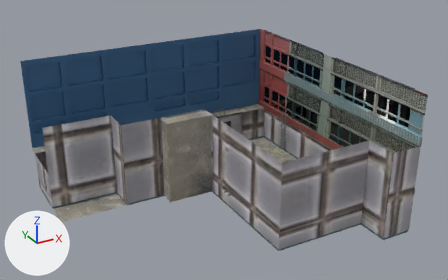
Before and after pictures for a commit that changed the FBX model sdsim/Assets/Scenes/robocars_standard_track/DIYRobocars Standard Track.fbx.
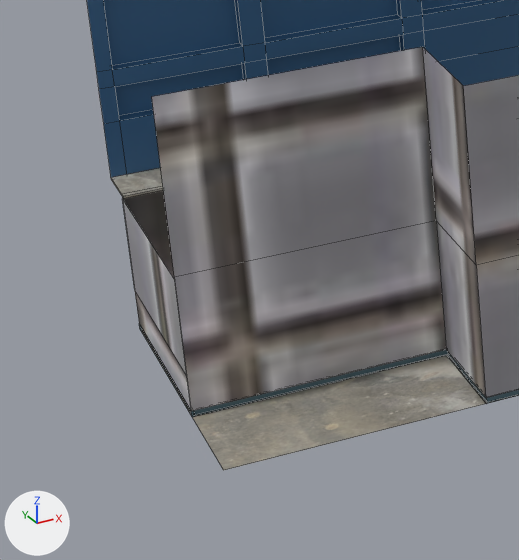
The first picture shows the older version from a 50 mm camera at (-33.37, -40.17, 29.98) aimed at (-7.8, 6.31, 6.73). The close-ups show both versions on the part from 1% to 30% of the width and 37% to 87% of the height of that picture. The lights are fixed; the arrows at lower left show +X, +Y and +Z. The close-ups show mesh edges as thin lines. Where no turn or scale is listed for an object, it has been applied to the vertices. Vertices at the same position are counted once.

Objects in the first close-up: 'Ground', 'Wall'.
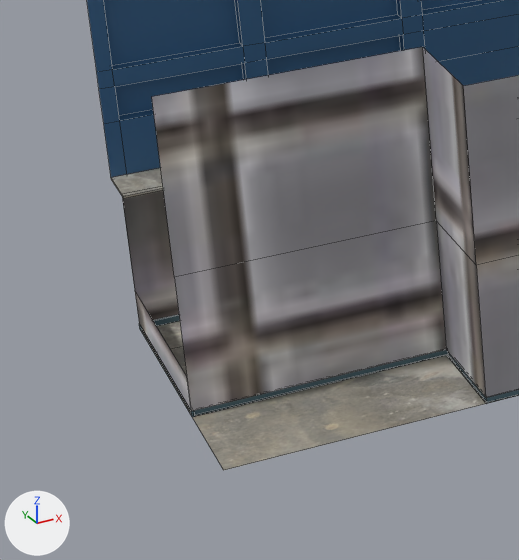
Pixel boxes (x1, y1, x2, y2) of what changed, in the close-ups (519 x 560 px):
part 1 of me_plane_001, deleted
    before: (122, 199, 187, 376)

Diff of the bpy script that builds the scene:
```diff
--- a/sdsim/Assets/Scenes/robocars_standard_track/DIYRobocars Standard Track.fbx.py
+++ b/sdsim/Assets/Scenes/robocars_standard_track/DIYRobocars Standard Track.fbx.py
@@ me_plane_001 @@
 # used by ob_wall; location = (0.0, 0.0, 0.0)
 # verts and faces of me_plane_001; kept vertices keep their numbers, new ones are numbered from 1182
 # before: 640 (-22.7, 13.3, 1.1) at pixel (186, 376), 642 (-22.7, 18.5, 1.1) at pixel (134, 290), 1180 (-22.7, 18.5, 3.7) at pixel (122, 198), 1181 (-22.7, 13.3, 3.7) at pixel (174, 280)
-me_plane_001.from_pydata(...)  # 1182 vertices, 1075 faces; spans x -22.7..4.5, y -6.2..20.0, z 0.0..13.0
+me_plane_001.from_pydata(...)  # 1180 vertices, 1074 faces; spans x -22.7..4.5, y -6.2..20.0, z 0.0..13.0
+# me_plane_001 part 1
+delete_vertices([1180, 1181])  # with the faces that use them
 me_plane_001.materials.append(mat_ground)
```
